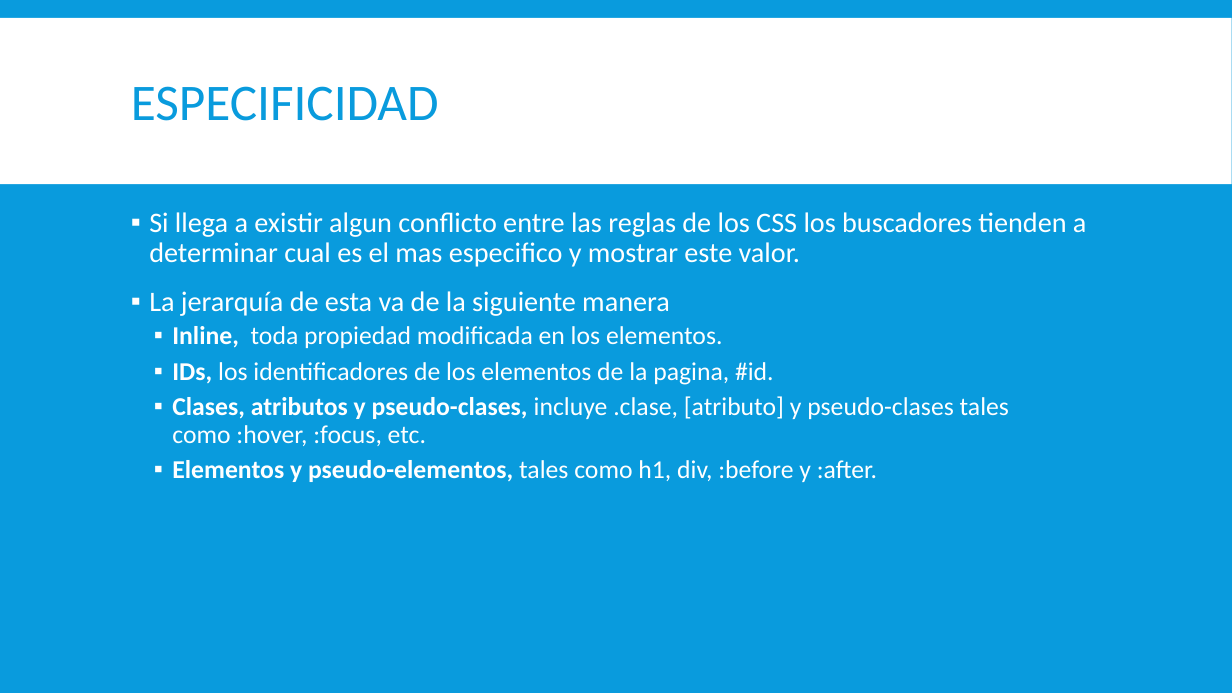
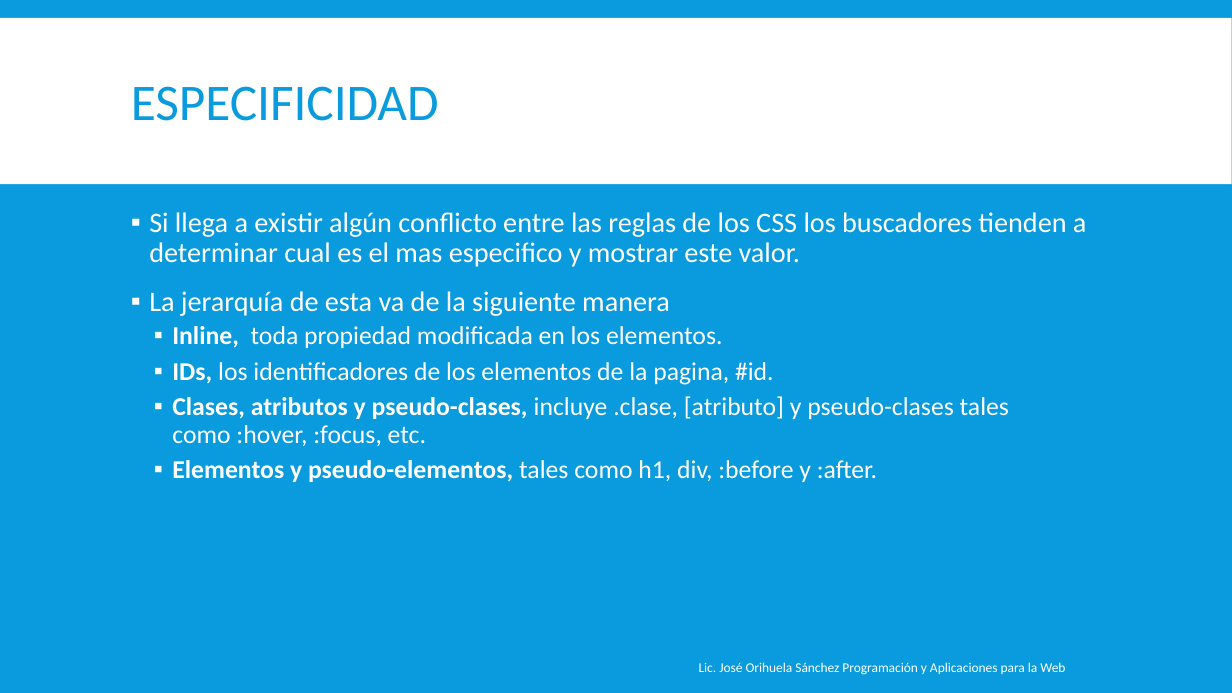
Before and after one commit to magoclown/PAPW, a slide deck: slide 19 of Presentaciones/Primer Parcial/DISEÑO WEB.pptx. Drawn at 1232x693 pixels with LibreOffice and Linux fonts; fonts in the diff are those of the drawing. Boxes give left, top, right and bottom in pixels: in the first picture for what was removed or moved away, otherwise in the second. Text is boxed around its words. In the diff, an @@ line names an element or a change of style, - is before the commit and + after.

Commit message:
Correccion de typos

```diff
--- a/Presentaciones/Primer Parcial/DISEÑO WEB.pptx
+++ b/Presentaciones/Primer Parcial/DISEÑO WEB.pptx
@@ text at [149, 212, 1087, 267]: text changed @@
-▪ Si llega a existir algun conflicto entre las reglas de los CSS los buscadores tienden a determinar cual es el mas especifico y mostrar este valor.
+▪ Si llega a existir algún conflicto entre las reglas de los CSS los buscadores tienden a determinar cual es el mas especifico y mostrar este valor.
@@ text added at [699, 662, 1065, 675], 10.5 pt, text #FFFFFF @@
+Lic. José Orihuela Sánchez Programación y Aplicaciones para la Web
```
Also in this commit, not shown: 25 other slides changed.
